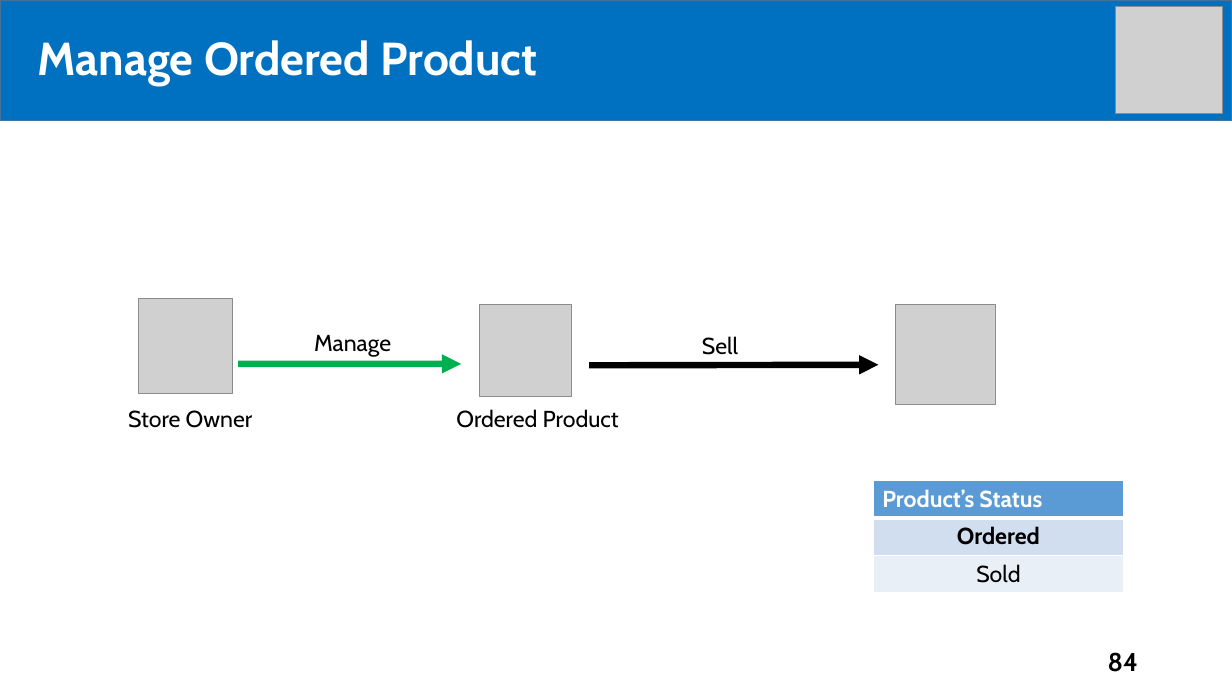
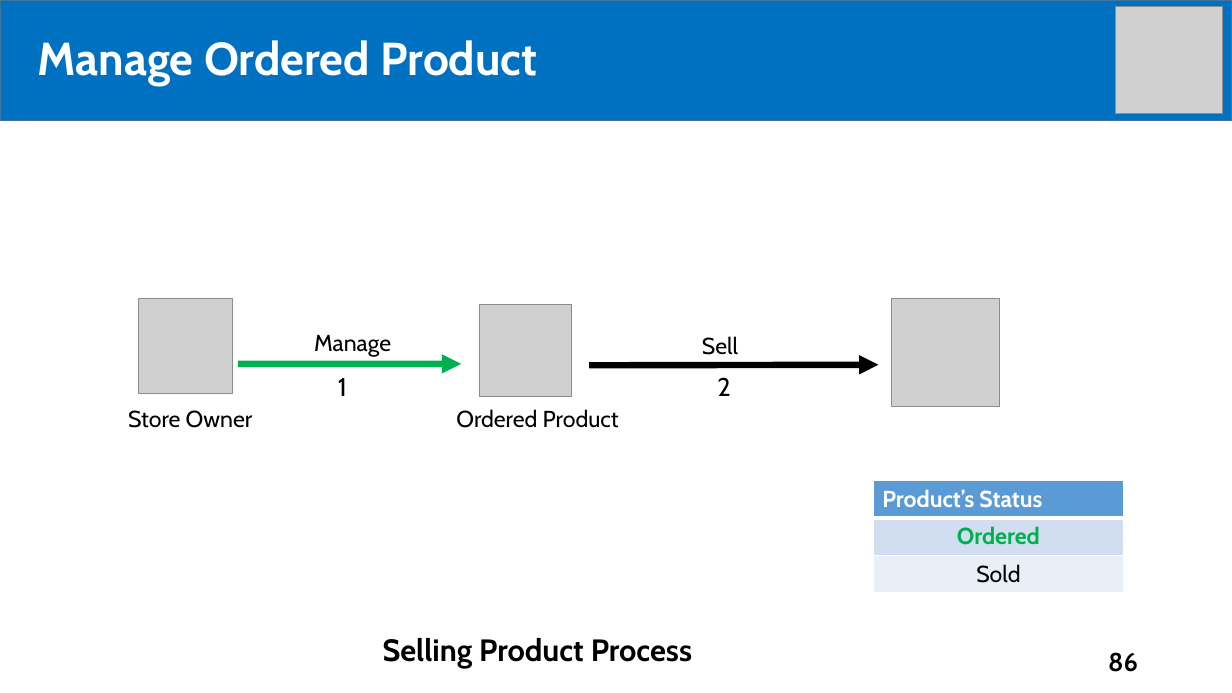
Before and after one commit to tiendan3108/CP, a slide deck: slide 86 of Source/Presentation/PreFinalPresentation.pptx (slide 84 before the commit). Drawn at 1232x693 pixels with LibreOffice and Linux fonts; fonts in the diff are those of the drawing; grey boxes stand for pictures. Boxes give left, top, right and bottom in pixels: in the first picture for what was removed or moved away, otherwise in the second. Text is boxed around its words. In the diff, an @@ line names an element or a change of style, - is before the commit and + after.

```diff
--- a/Source/Presentation/PreFinalPresentation.pptx
+++ b/Source/Presentation/PreFinalPresentation.pptx
@@ picture: place and size @@
-picture at [896,305,995,405]
+picture at [892,299,1000,407]
@@ text added at [338,378,347,396], 20 pt, text #000000 @@
+1
@@ text added at [717,377,730,396], 20 pt, text #000000 @@
+2
@@ table at [873,481,1124,592] @@
@@ text colour #000000 to #00B050 in "Ordered" @@
@@ text added at [383,638,692,668], 24 pt, text #000000, bold @@
+Selling Product Process
@@ page number at [1108,652,1138,672]: text changed @@
-84
+86
```
Also in this commit, not shown: 30 other slides changed, 5 slides added, 2 slides removed.
